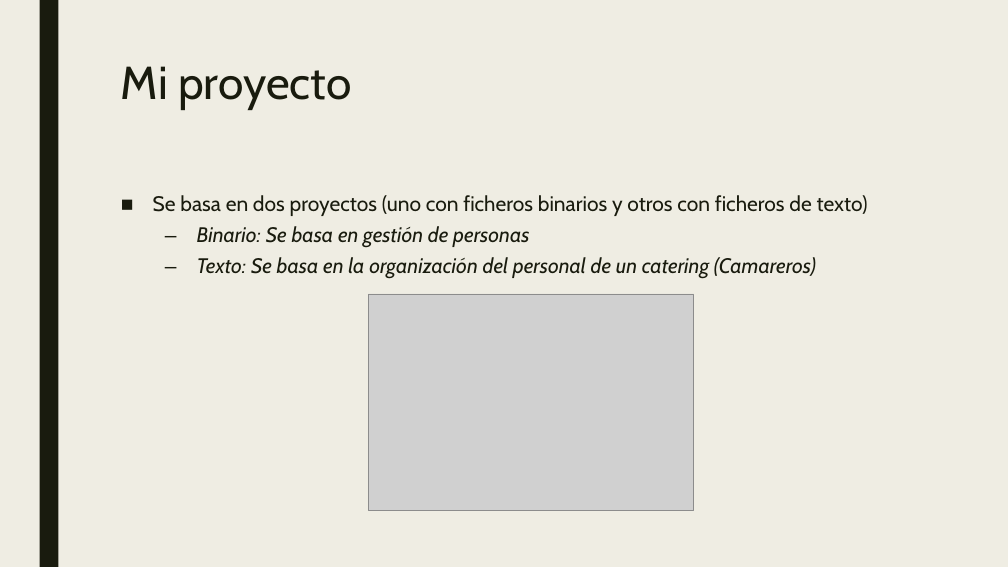
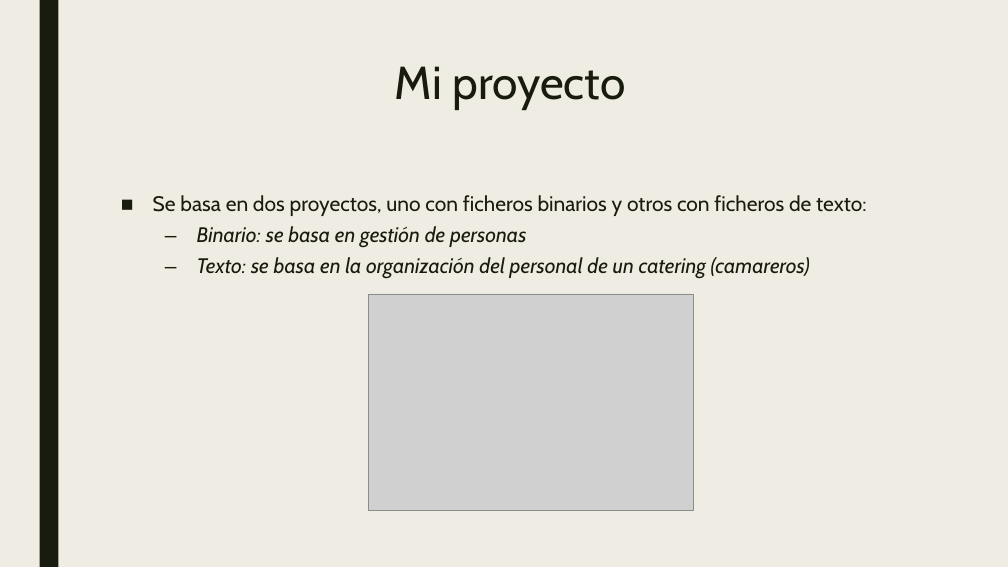
Before and after one commit to RafaManzano/1DAM18-19, a slide deck: slide 2 of EjerciciosClases/FICHEROS/PROYECTO/Proyectos.pptx. Drawn at 1008x567 pixels with LibreOffice and Linux fonts; fonts in the diff are those of the drawing; grey boxes stand for pictures. Boxes give left, top, right and bottom in pixels: in the first picture for what was removed or moved away, otherwise in the second. Text is boxed around its words. In the diff, an @@ line names an element or a change of style, - is before the commit and + after.

```diff
--- a/EjerciciosClases/FICHEROS/PROYECTO/Proyectos.pptx
+++ b/EjerciciosClases/FICHEROS/PROYECTO/Proyectos.pptx
@@ title "Mi proyecto" at (395,66,625,110): alignment left to centre @@
@@ text at (153,195,866,279): text changed @@
-■ Se basa en dos proyectos (uno con ficheros binarios y otros con ficheros de texto)
-  – Binario: Se basa en gestión de personas
-  – Texto: Se basa en la organización del personal de un catering (Camareros)
+■ Se basa en dos proyectos, uno con ficheros binarios y otros con ficheros de texto:
+  – Binario: se basa en gestión de personas
+  – Texto: se basa en la organización del personal de un catering (camareros)
```
Also in this commit, not shown: 5 other slides changed, 1 slide added, 15 other files.
